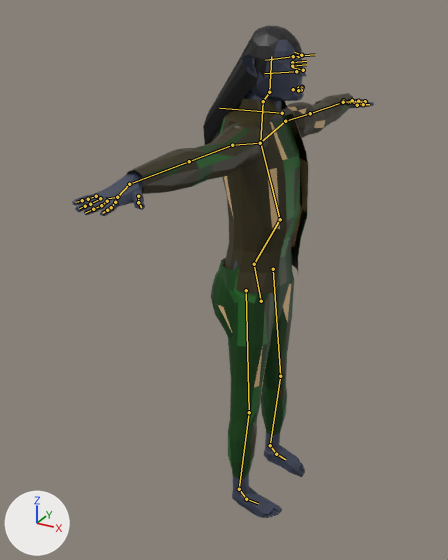
The glTF model Gangsta Wizards/Main/Card Shark Campaign/Character Models/Goblins/goblin_14.glb as it was, and as the next commit left it.
One viewpoint serves both versions: a 50 mm camera at (0.794, -1.697, 1.142) aimed at (-0.116, -0.042, 0.315). Lighting does not change. The marker at lower left points along +X, +Y and +Z. The first picture is the older version. The bones that change, and the others that lie on the model, are drawn over the model as lines.

The first picture shows 'Gob'.
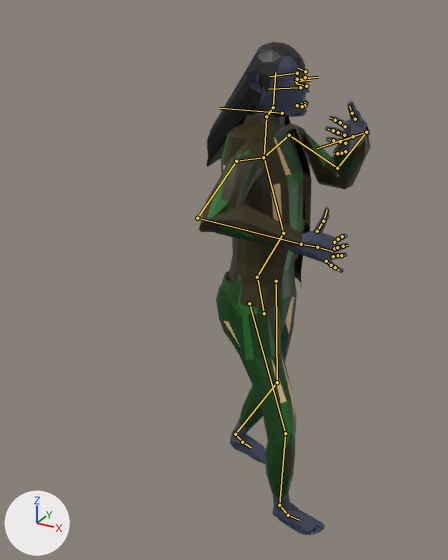
The newer file adds an action. The first version stands in its rest pose; the second is drawn at frame 1 of the action 'Walk Upper'.

The edits, one by one:
Bone 'Hips' (bone_hips) moves from (0.0, 0.0, 0.0) to (0.0, -0.046, 0.003).
Bone 'Bicep L' (bone_bicep_l) turns from (0, 0, 0) to (115, 40, 34) degrees about its own x, y and z.
Bone 'Forearm L' (bone_forearm_l) turns from (0, 0, 0) to (18, -13, 71) degrees about its own x, y and z.
Bone 'Wrist L' (bone_wrist_l) turns from (0, 0, 0) to (-10, -143, -51) degrees about its own x, y and z.
Bone 'Pointer 1 L' (bone_pointer_1_l) moves from (0.0, 0.0, 0.0) to (0.002, -0.006, -0.004).
Bone 'Pointer 1 L' (bone_pointer_1_l) turns from (0, 0, 0) to (-104, -4, 50) degrees about its own x, y and z.
Bone 'Middle 1 L' (bone_middle_1_l) moves from (0.0, 0.0, 0.0) to (0.0, -0.002, -0.003).
Bone 'Middle 1 L' (bone_middle_1_l) turns from (0, 0, 0) to (-105, 12, 26) degrees about its own x, y and z.
Bone 'Ring 1 L' (bone_ring_1_l) moves from (0.0, 0.0, 0.0) to (0.001, 0.002, 0.003).
Bone 'Ring 1 L' (bone_ring_1_l) turns from (0, 0, 0) to (-105, 19, 19) degrees about its own x, y and z.
Bone 'Pinky 1 L' (bone_pinky_1_l) moves from (0.0, 0.0, 0.0) to (0.004, 0.006, 0.002).
Bone 'Pinky 1 L' (bone_pinky_1_l) turns from (0, 0, 0) to (-112, 47, -23) degrees about its own x, y and z.
Bone 'Eyebrow Inner R' (bone_eyebrow_inner_r) moves from (0.0, 0.0, 0.0) to (0.017, 0.0, -0.003).
Bone 'Eyebrow Inner L' (bone_eyebrow_inner_l) moves from (0.0, 0.0, 0.0) to (0.017, 0.0, -0.003).
Bone 'Bicep R' (bone_bicep_r) turns from (0, 0, 0) to (-19, -52, 44) degrees about its own x, y and z.
Bone 'Forearm R' (bone_forearm_r) turns from (0, 0, 0) to (102, 5, -4) degrees about its own x, y and z.
Bone 'Wrist R' (bone_wrist_r) turns from (0, 0, 0) to (49, 51, 50) degrees about its own x, y and z.
Bone 'Pointer 1 R' (bone_pointer_1_r) moves from (0.0, 0.0, 0.0) to (0.0, -0.004, -0.003).
Bone 'Pointer 1 R' (bone_pointer_1_r) turns from (0, 0, 0) to (-65, -2, -11) degrees about its own x, y and z.
Bone 'Middle 1 R' (bone_middle_1_r) moves from (0.0, 0.0, 0.0) to (0.001, -0.001, -0.003).
Bone 'Middle 1 R' (bone_middle_1_r) turns from (0, 0, 0) to (-65, -13, -1) degrees about its own x, y and z.
Bone 'Ring 1 R' (bone_ring_1_r) moves from (0.0, 0.0, 0.0) to (-0.002, 0.006, 0.006).
Bone 'Ring 1 R' (bone_ring_1_r) turns from (0, 0, 0) to (-64, -16, 0) degrees about its own x, y and z.
Bone 'Thumb 1 R' (bone_thumb_1_r) turns from (0, 0, 0) to (-15, -9, 41) degrees about its own x, y and z.
Bone 'Thigh L' (bone_thigh_l) turns from (0, 0, 0) to (4, 1, -2) degrees about its own x, y and z.
Bone 'Shin L' (bone_shin_l) turns from (0, 0, 0) to (19, -1, 5) degrees about its own x, y and z.
Bone 'Ankle L' (bone_ankle_l) turns from (0, 0, 0) to (-24, 2, -1) degrees about its own x, y and z.
Bone 'Thigh R' (bone_thigh_r) turns from (0, 0, 0) to (-20, 11, 2) degrees about its own x, y and z.
Bone 'Shin R' (bone_shin_r) turns from (0, 0, 0) to (21, 1, -6) degrees about its own x, y and z.
Bone 'Ankle R' (bone_ankle_r) turns from (0, 0, 0) to (1, -11, -3) degrees about its own x, y and z.

Pixel boxes [x1, y1, x2, y2] of what changed, in the pictures (448 x 560 px):
'Gob', posed (43% narrower): before [72, 25, 374, 518]; after [199, 42, 371, 535]
bone 'Hips', root to tip: before (261, 301) to (254, 267); after (264, 313) to (258, 280)
bone 'Bicep L', root to tip: before (285, 121) to (310, 113); after (289, 135) to (337, 168)
bone 'Forearm L', root to tip: before (310, 113) to (342, 102); after (337, 168) to (366, 132)
bone 'Wrist L', root to tip: before (342, 102) to (348, 102); after (366, 132) to (353, 136)
bone 'Pointer 1 L', root to tip: before (359, 102) to (362, 102); after (345, 126) to (340, 122)
bone 'Middle 1 L', root to tip: before (354, 102) to (356, 101); after (344, 135) to (338, 132)
bone 'Ring 1 L', root to tip: before (349, 102) to (350, 101); after (345, 143) to (340, 141)
bone 'Pinky 1 L', root to tip: before (343, 101) to (343, 101); after (345, 151) to (341, 153)
bone 'Eyebrow Inner R', root to tip: before (293, 56) to (315, 54); after (297, 79) to (318, 77)
bone 'Eyebrow Inner L', root to tip: before (302, 55) to (298, 57); after (305, 77) to (301, 80)
bone 'Bicep R', root to tip: before (232, 145) to (189, 161); after (236, 161) to (197, 218)
bone 'Forearm R', root to tip: before (189, 161) to (129, 184); after (197, 218) to (301, 244)
bone 'Wrist R', root to tip: before (129, 184) to (117, 197); after (301, 244) to (317, 247)
bone 'Pointer 1 R', root to tip: before (115, 202) to (111, 207); after (334, 242) to (338, 239)
bone 'Middle 1 R', root to tip: before (107, 201) to (101, 205); after (334, 248) to (337, 247)
bone 'Ring 1 R', root to tip: before (100, 198) to (90, 204); after (333, 256) to (338, 255)
bone 'Thumb 1 R', root to tip: before (138, 196) to (138, 202); after (317, 231) to (323, 221)
bone 'Thigh L', root to tip: before (273, 269) to (280, 376); after (276, 281) to (277, 382)
bone 'Shin L', root to tip: before (280, 376) to (270, 445); after (277, 382) to (235, 434)
bone 'Ankle L', root to tip: before (270, 445) to (276, 454); after (235, 434) to (242, 442)
bone 'Thigh R', root to tip: before (246, 290) to (249, 412); after (249, 303) to (285, 433)
bone 'Shin R', root to tip: before (249, 412) to (239, 489); after (285, 433) to (279, 505)
bone 'Ankle R', root to tip: before (239, 489) to (246, 499); after (279, 505) to (288, 515)
